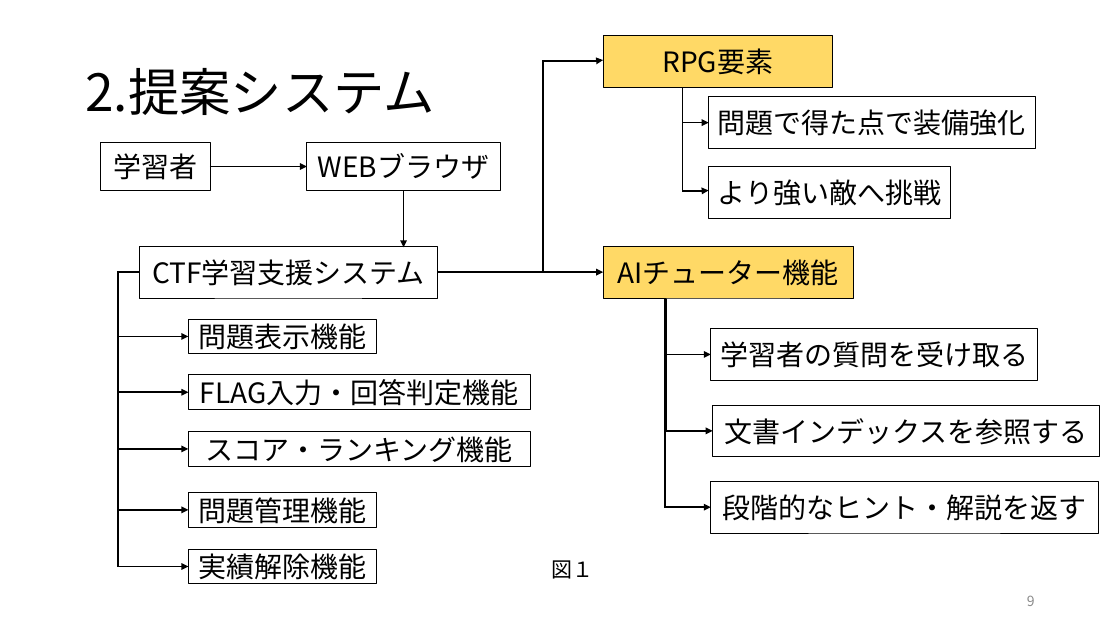
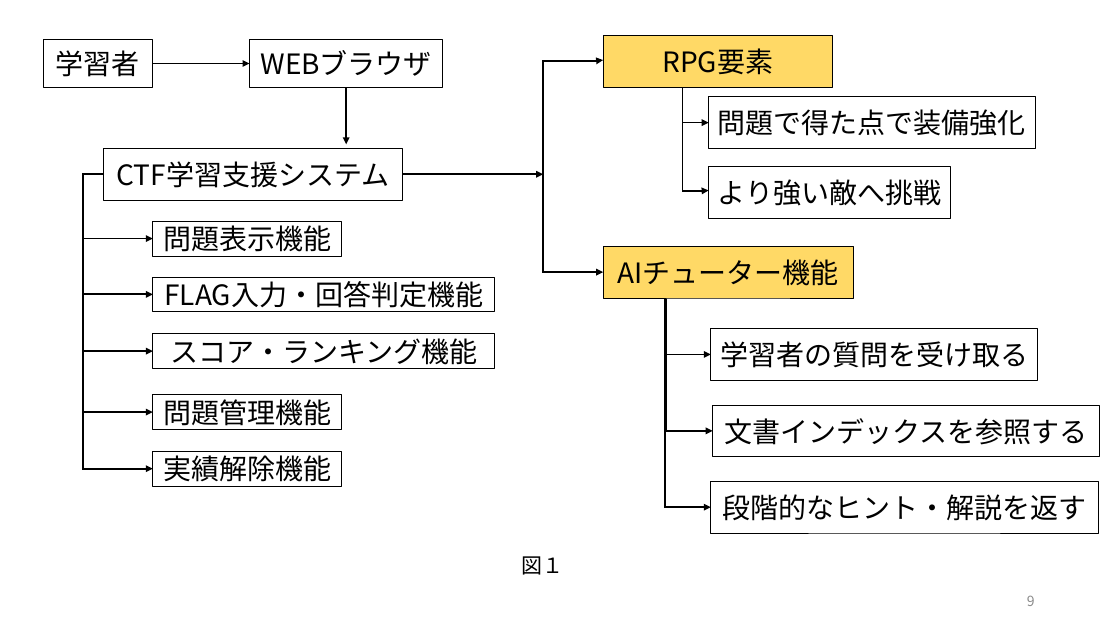
Before and after one commit to kuwaChang/kuwaCTF, a slide deck: slide 9 of 2026-07-15-j123109-桑原光太朗.pptx. Drawn at 1120x630 pixels with LibreOffice and Linux fonts; fonts in the diff are those of the drawing. Boxes give left, top, right and bottom in pixels: in the first picture for what was removed or moved away, otherwise in the second. Text is boxed around its words. In the diff, an @@ line names an element or a change of style, - is before the commit and + after.

```diff
--- a/2026-07-15-j123109-桑原光太朗.pptx
+++ b/2026-07-15-j123109-桑原光太朗.pptx
@@ title removed at [85,68,434,115] @@
-2.提案システム
@@ arrow moved from (210, 166) - (307, 166) to (153, 64) - (250, 64) @@
@@ 2 rectangles, 1 arrow: place and size @@
-2 rectangles, 1 arrow at [101,143,500,247]
+2 rectangles, 1 arrow at [44,39,443,145]
@@ 5 elbow arrows, 2 rectangles: place and size @@
-5 elbow arrows, 2 rectangles at [118,246,438,566]
+5 elbow arrows, 2 rectangles at [83,149,402,469]
@@ arrow added from (402, 175) to (544, 175), #000000 1.5 pt @@
@@ arrow moved from (438, 272) - (603, 272) to (544, 272) - (603, 272) @@
@@ 4 rectangles: place and size @@
-4 rectangles at [188,319,530,585]
+4 rectangles at [153,221,495,486]
@@ text "図１": place and size @@
-text "図１" at [551,560,593,579]
+text "図１" at [522,556,564,575]
```
Also in this commit, not shown: 6 other slides changed, 11 other files.
